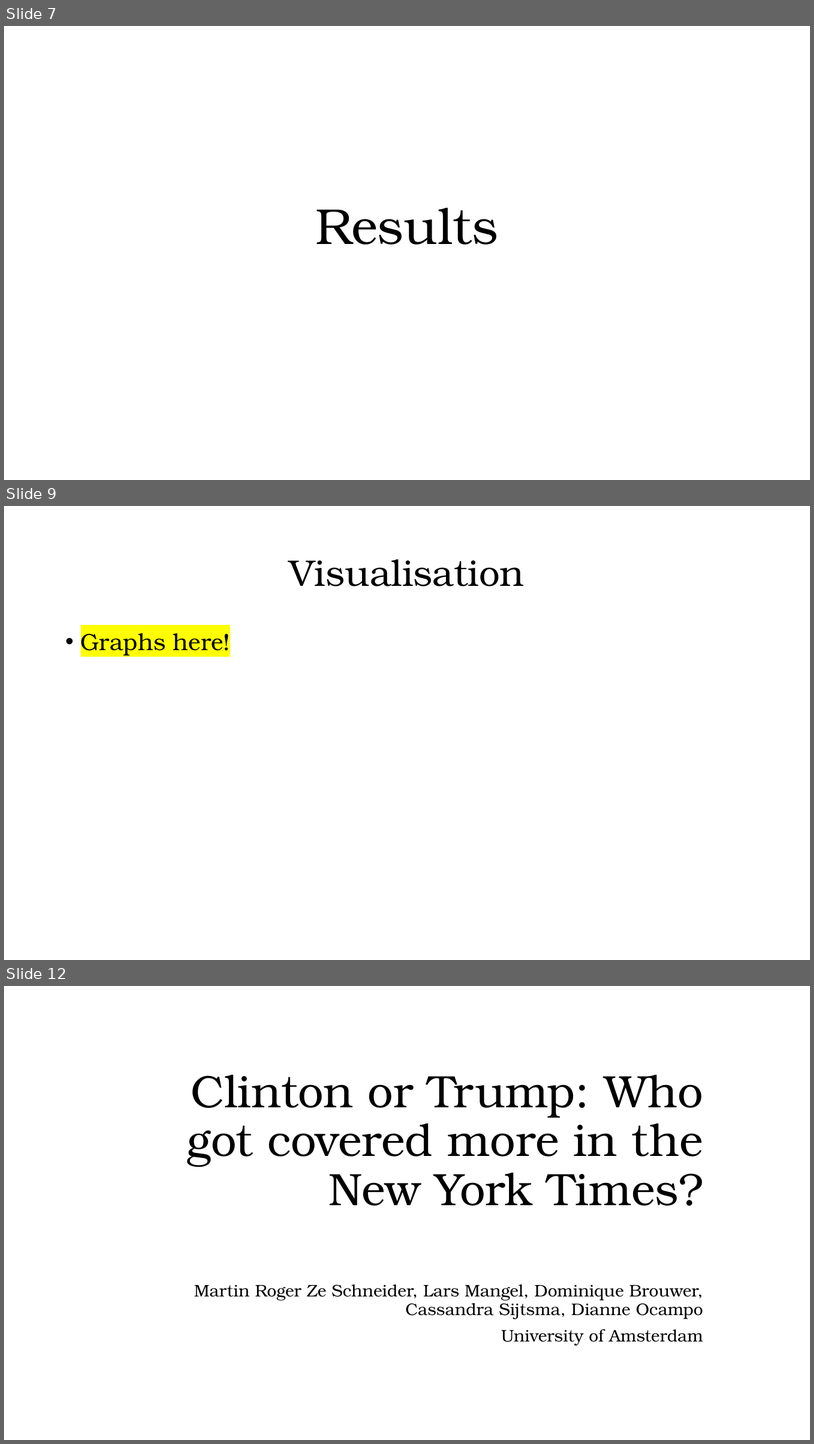
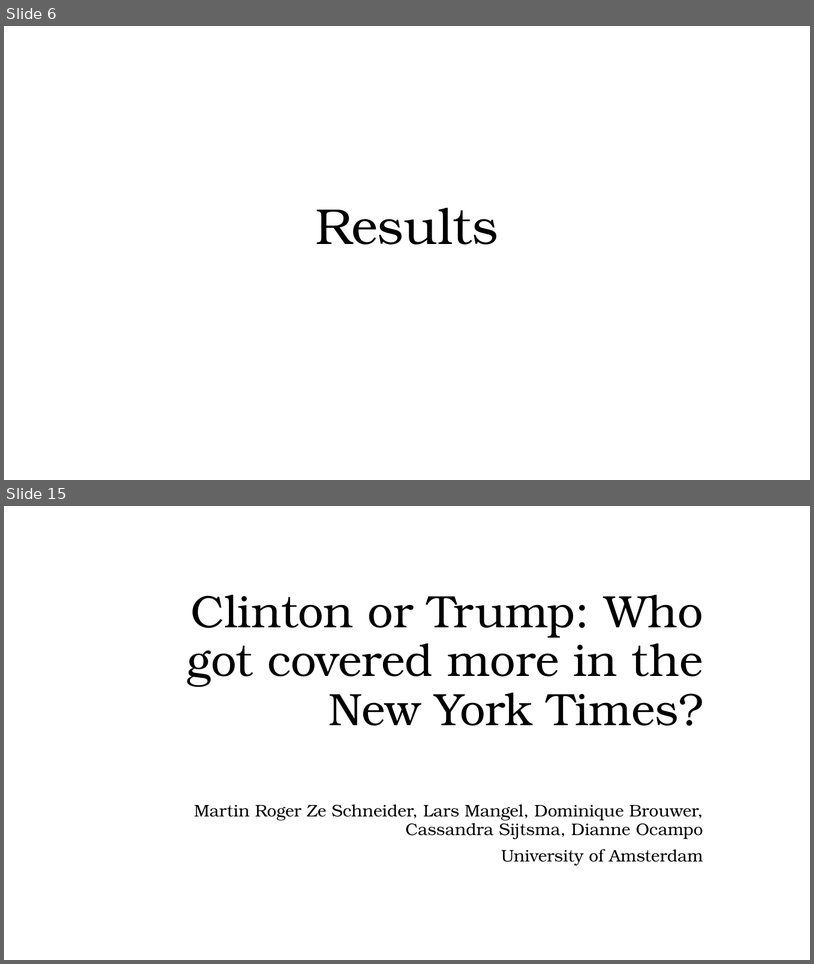
Before and after one commit to dnnocampo/PortfolioOtD, a slide deck: Powerpoint - Frequency Clinton and Trump.pptx. Shown one above the other, each under a label of ours: slides 7, 9 and 12 before the commit, slides 6 and 15 after it; the slides between them are not shown. The pictures are 814x1444 and 814x964 pixels, drawn with LibreOffice and Linux fonts; fonts in the diff are those of the drawing. Boxes give left, top, right and bottom in pixels: in the first picture for what was removed or moved away, otherwise in the second. Text is boxed around its words. In the diff, an @@ line names an element or a change of style, - is before the commit and + after.

```diff
--- a/Powerpoint - Frequency Clinton and Trump.pptx
+++ b/Powerpoint - Frequency Clinton and Trump.pptx
@@ slide 9 removed at box(4, 506, 810, 960), background #FFFFFF @@
@@ title removed at box(290, 559, 525, 586) @@
-Visualisation
@@ text removed at box(81, 633, 230, 655) @@
-• Graphs here!
@@ what was slide 7 is now slide 6 @@
@@ what was slide 12 is now slide 15 @@
```
Also in this commit, not shown: 4 slides changed, 7 slides added, 3 other slides removed.
